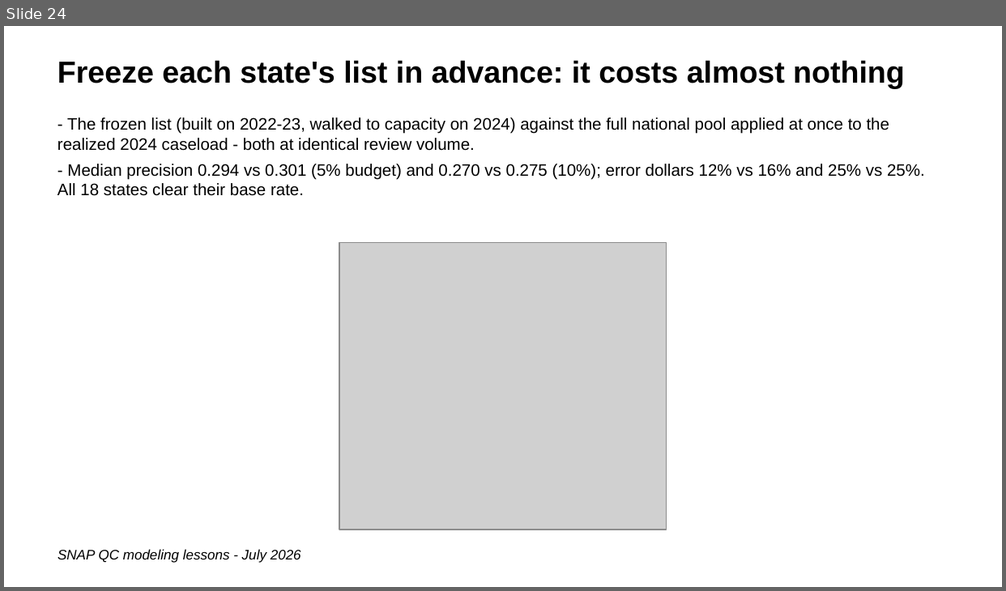
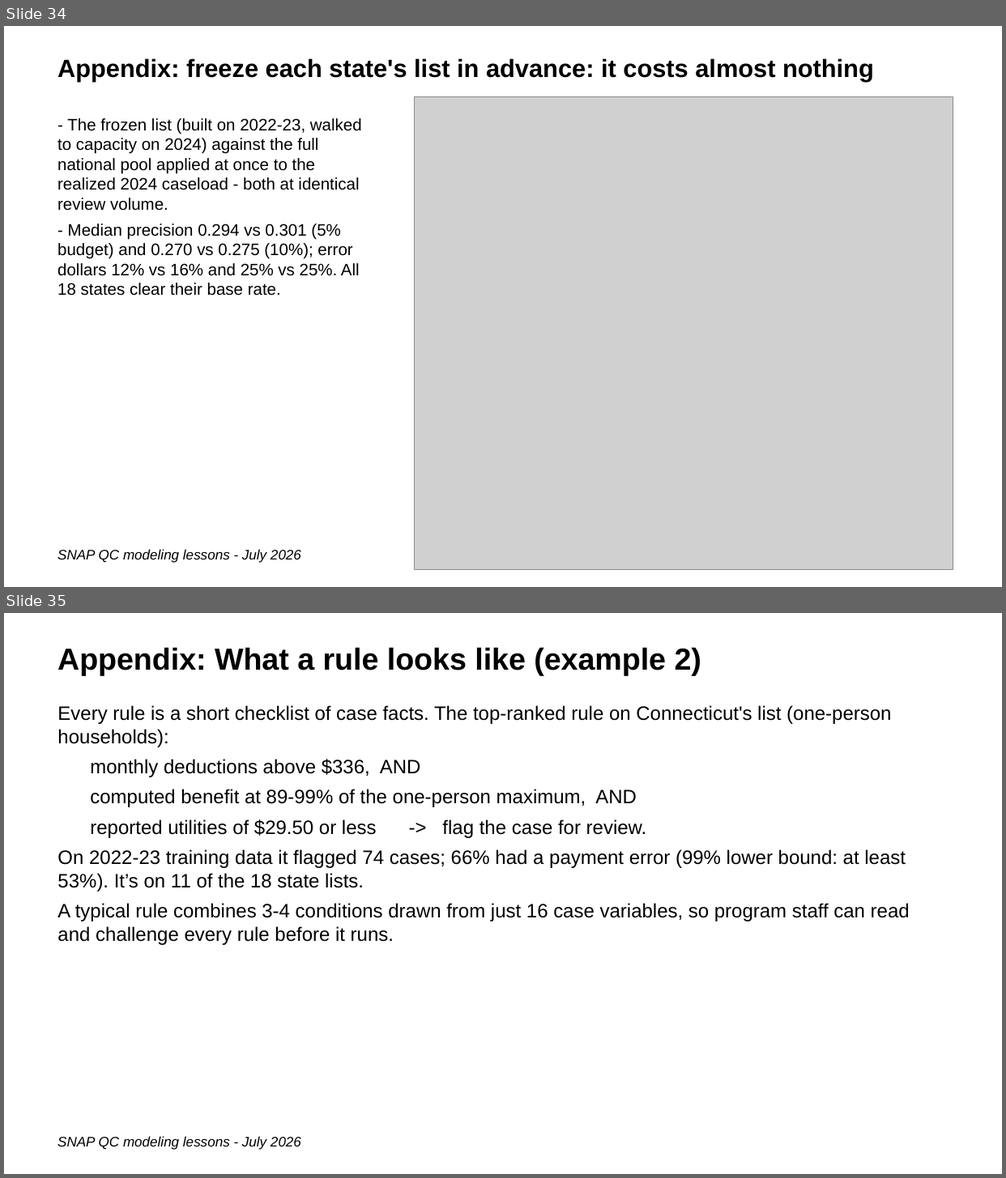
Before and after one commit to giannella/snap_qc, a slide deck: lessons_getting_more_signal_from_snap_qc_data.pptx. Shown one above the other, each under a label of ours: slide 24 before the commit, slides 34 and 35 after it. The pictures are 1006x591 and 1006x1178 pixels, drawn with LibreOffice and Linux fonts; fonts in the diff are those of the drawing; grey boxes stand for pictures. Boxes give left, top, right and bottom in pixels: in the first picture for what was removed or moved away, otherwise in the second. Text is boxed around its words. In the diff, an @@ line names an element or a change of style, - is before the commit and + after.

```diff
--- a/lessons_getting_more_signal_from_snap_qc_data.pptx
+++ b/lessons_getting_more_signal_from_snap_qc_data.pptx
@@ slide 35 added at (4, 613, 1002, 1174), background #FFFFFF @@
@@ text added at (57, 647, 701, 676), 22 pt, text #000000, bold @@
+Appendix: What a rule looks like (example 2)
@@ text added at (57, 705, 910, 945), 14 pt, text #000000 @@
+Every rule is a short checklist of case facts. The top-ranked rule on Connecticut's list (one-person households):
+monthly deductions above $336, AND
+computed benefit at 89-99% of the one-person maximum, AND
+reported utilities of $29.50 or less -> flag the case for review.
+On 2022-23 training data it flagged 74 cases; 66% had a payment error (99% lower bound: at least 53%). It’s on 11 of the 18 state lists.
+A typical rule combines 3-4 conditions drawn from just 16 case variables, so program staff can read and challenge every rule before it runs.
@@ text added at (57, 1136, 301, 1150), 10 pt, text #000000, italic @@
+SNAP QC modeling lessons - July 2026
@@ what was slide 24 is now slide 34 @@
@@ slide 34 changed as well @@
@@ text at (57, 58, 874, 82): text changed; size 22 to 18 pt @@
-Freeze each state's list in advance: it costs almost nothing
+Appendix: freeze each state's list in advance: it costs almost nothing
@@ picture added at (414, 96, 952, 570) @@
@@ text "- The frozen list (built ..." at (57, 118, 362, 296): less space between paragraphs @@
@@ picture removed at (339, 242, 667, 530) @@
```
Also in this commit, not shown: 11 other slides changed, 31 other slides added, 15 slides removed.
